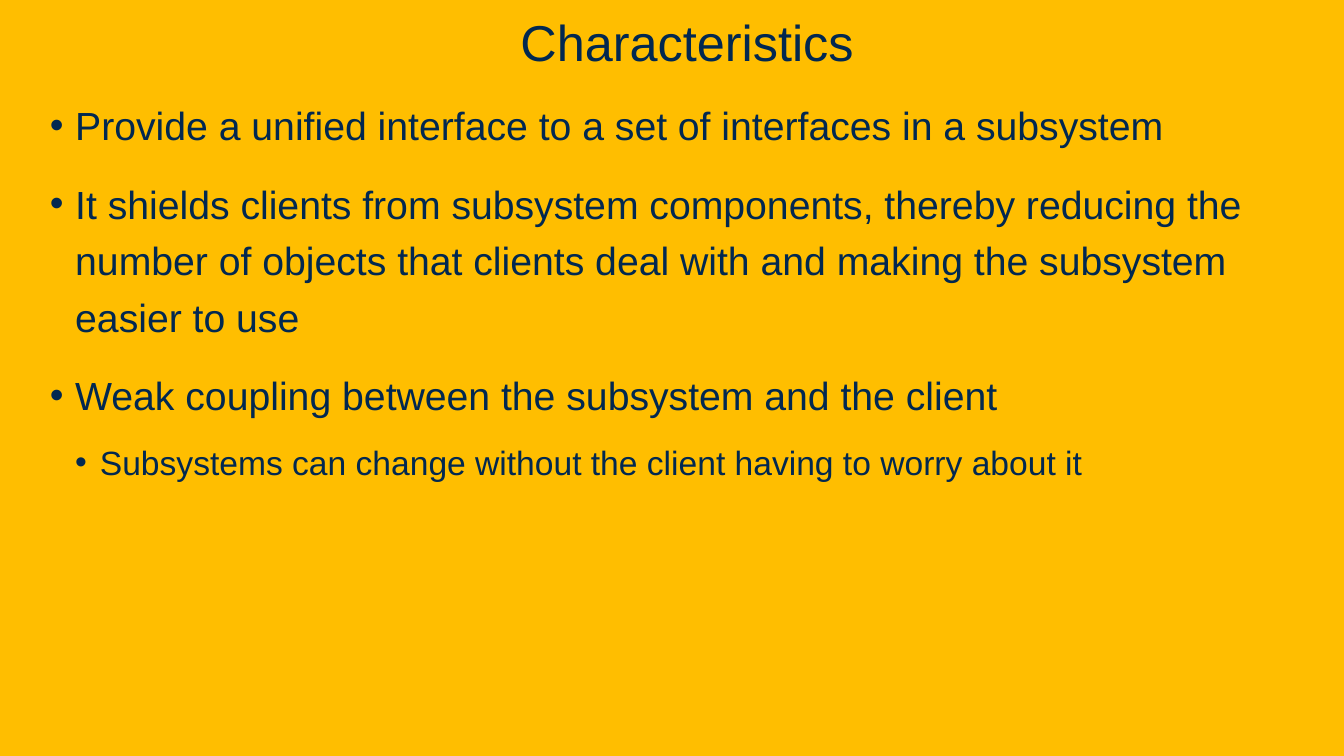
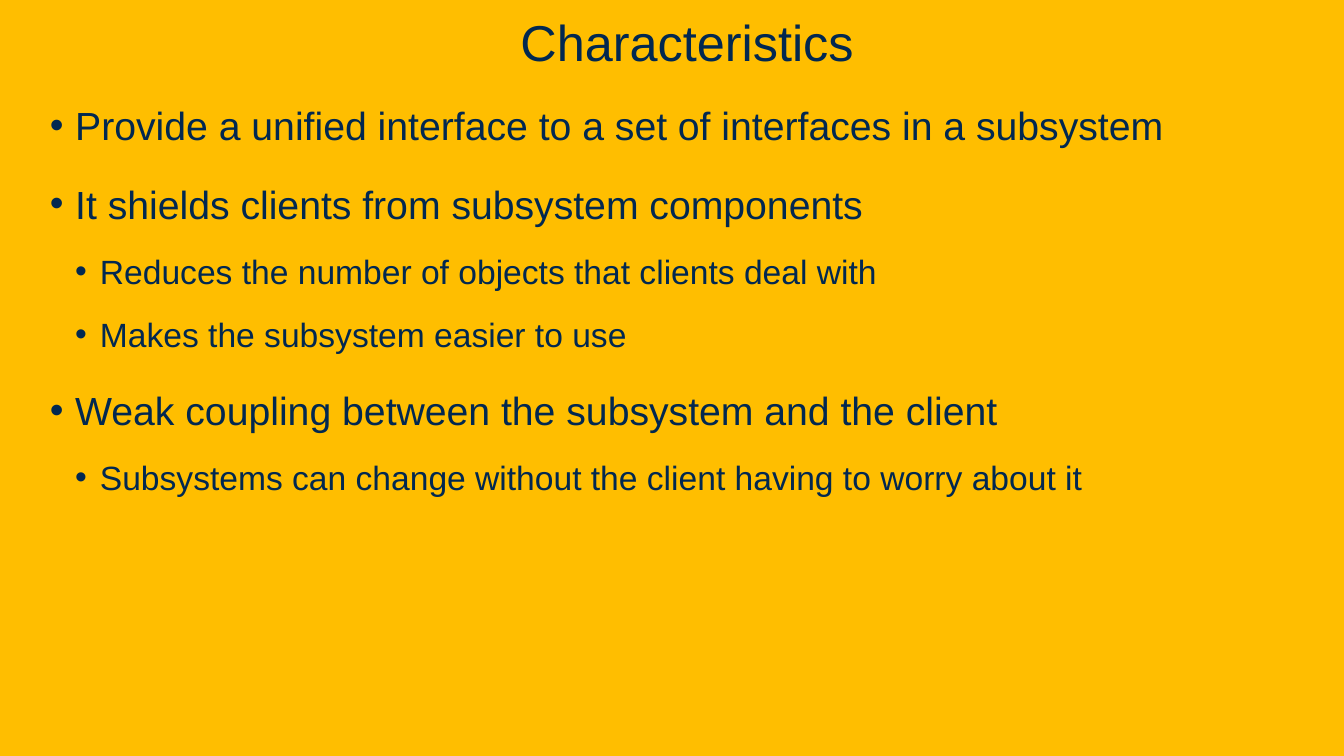
Before and after one commit to davsec-teaching/ECS160-Winter2025, a slide deck: slide 80 of slides/8_design_patterns.pptx (slide 81 before the commit). Drawn at 1344x756 pixels with LibreOffice and Linux fonts; fonts in the diff are those of the drawing; background and template pictures are left out. Boxes give left, top, right and bottom in pixels: in the first picture for what was removed or moved away, otherwise in the second. Text is boxed around its words. In the diff, an @@ line names an element or a change of style, - is before the commit and + after.

```diff
--- a/slides/8_design_patterns.pptx
+++ b/slides/8_design_patterns.pptx
@@ text at bbox=[75, 190, 877, 354]: text changed; size 28 to 24 pt @@
-• It shields clients from subsystem components, thereby reducing the number of objects that clients deal with and making the subsystem easier to use
+• It shields clients from subsystem components
+  • Reduces the number of objects that clients deal with
+  • Makes the subsystem easier to use
```
Also in this commit, not shown: 10 other slides changed, 2 slides added, 1 slide removed, 1 other file.
